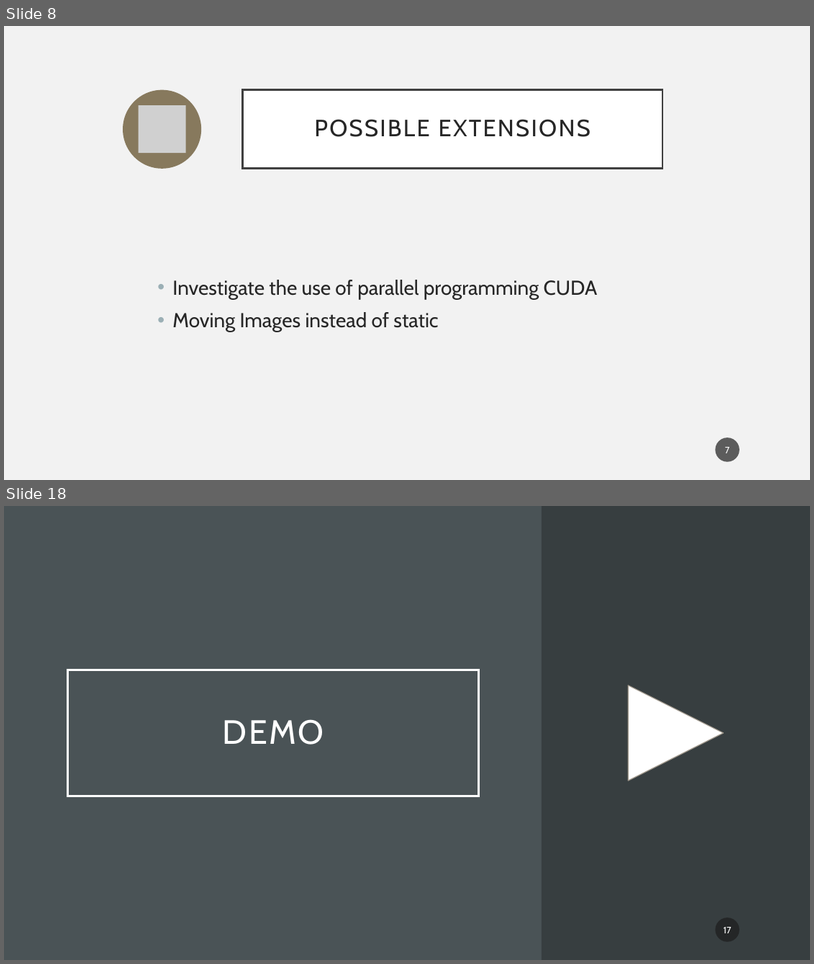
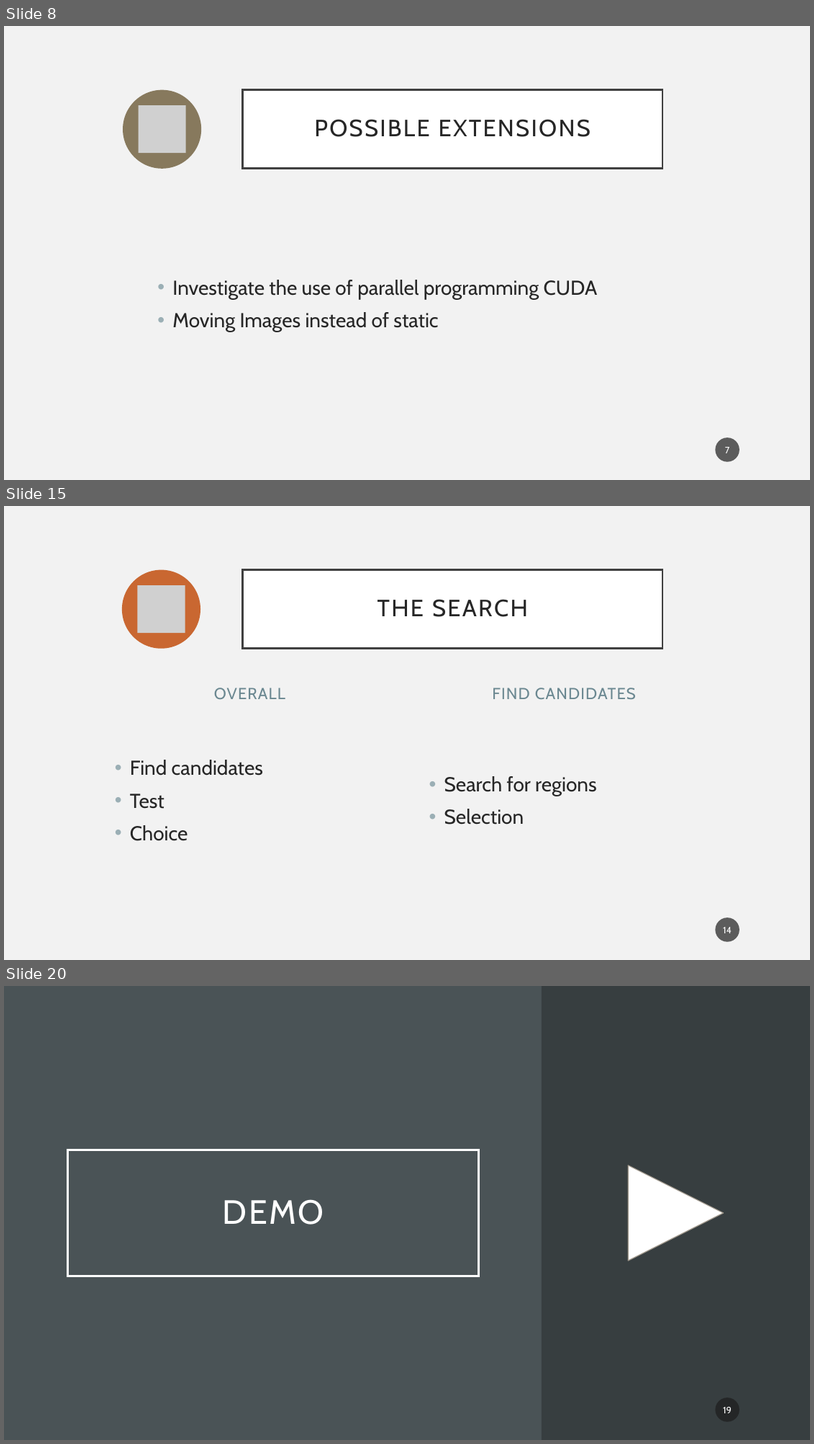
Before and after one commit to PelleDeOntwikkelaar/NumCalLicensePlate, a slide deck: presentation.pptx. Shown one above the other, each under a label of ours: slides 8 and 18 before the commit, slides 8, 15 and 20 after it; the slides between them are not shown. The pictures are 814x964 and 814x1444 pixels, drawn with LibreOffice and Linux fonts; fonts in the diff are those of the drawing; grey boxes stand for pictures. Boxes give left, top, right and bottom in pixels: in the first picture for what was removed or moved away, otherwise in the second. Text is boxed around its words. In the diff, an @@ line names an element or a change of style, - is before the commit and + after.

```diff
--- a/presentation.pptx
+++ b/presentation.pptx
@@ slide 15 added at [4,506,810,960], background #F2F2F2 @@
@@ ellipse added at [122,569,201,648], fill #C96731 @@
@@ title added at [243,569,663,648], fill #FFFFFF, outline #404040 2.5 pt, 28 pt, text #262626 @@
+THE SEARCH
@@ picture added at [138,585,185,633] @@
@@ text added at [214,687,286,699], 19 pt, text #6B8891 @@
+OVERALL
@@ text added at [492,687,636,699], 19 pt, text #6B8891 @@
+FIND CANDIDATES
@@ text added at [130,759,263,841], 24 pt, text #262626 @@
+• Find candidates
+• Test
+• Choice
@@ text added at [445,776,597,824], 24 pt, text #262626 @@
+• Search for regions
+• Selection
@@ page number added at [716,917,741,942], fill #1D1D1D at 70% opacity, 11 pt, text #FFFFFF @@
+14
@@ what was slide 18 is now slide 20 @@
@@ page number at [723,1406,732,1413]: text changed @@
-17
+19
```
Also in this commit, not shown: 1 slide changed, 4 other slides added, 3 slides removed, 9 other files.
